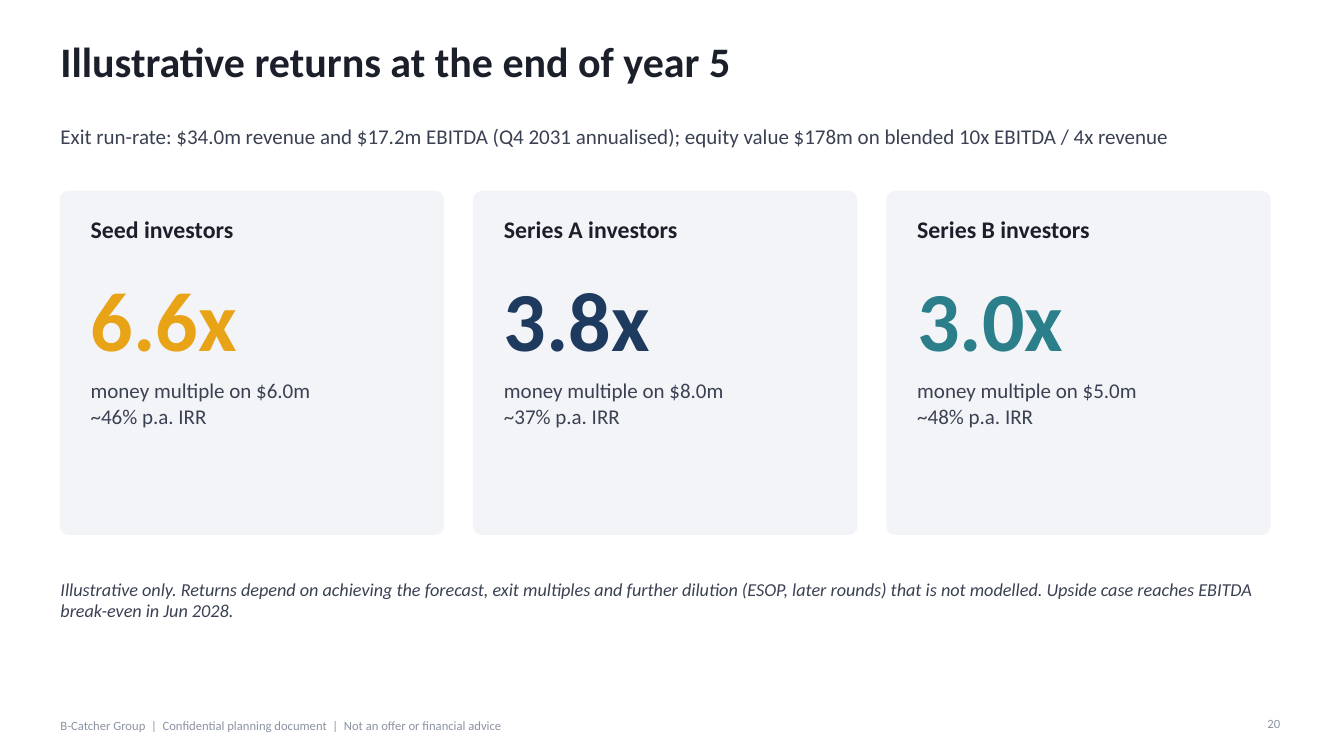
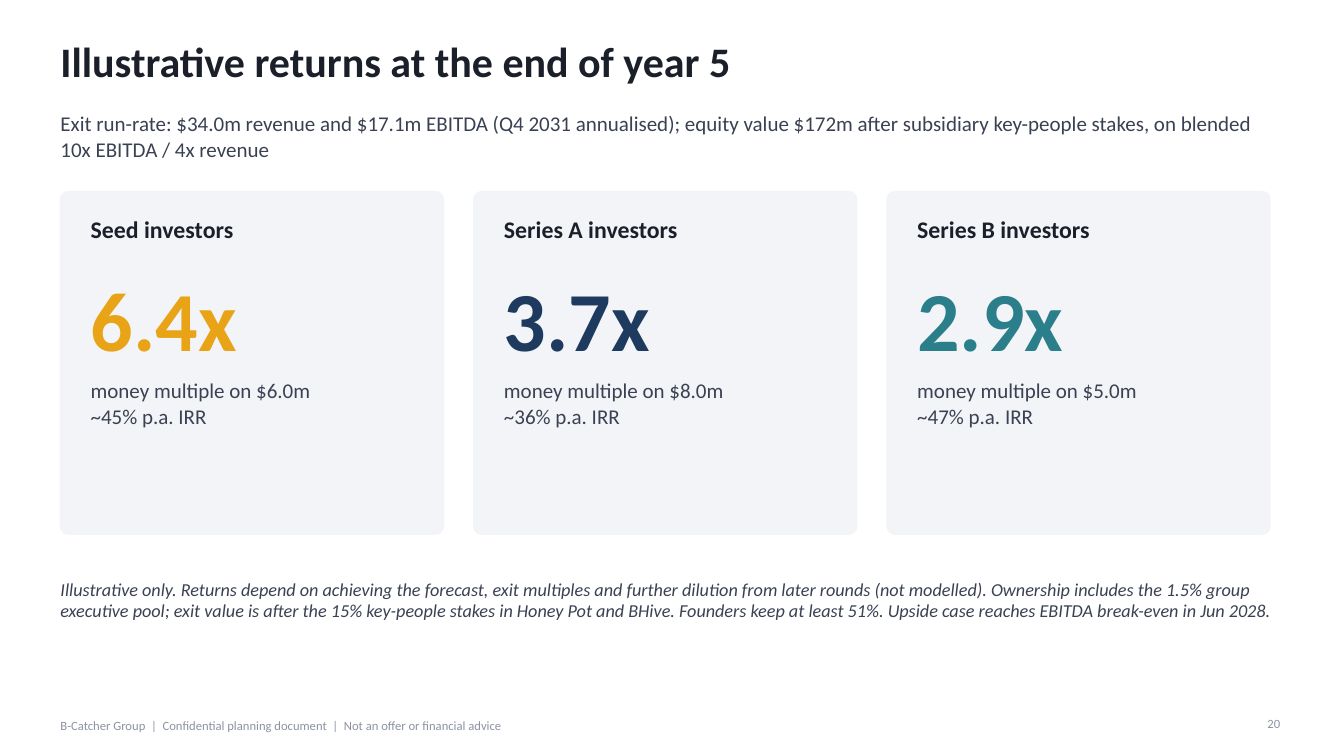
Before and after one commit to SimonQTangible/github-slideshow, a slide deck: slide 20 of bcatcher-group/BCatcher_Group_Investor_Deck_v10.pptx. Drawn at 1344x756 pixels with LibreOffice and Linux fonts; fonts in the diff are those of the drawing. Boxes give left, top, right and bottom in pixels: in the first picture for what was removed or moved away, otherwise in the second. Text is boxed around its words. In the diff, an @@ line names an element or a change of style, - is before the commit and + after.

```diff
--- a/bcatcher-group/BCatcher_Group_Investor_Deck_v10.pptx
+++ b/bcatcher-group/BCatcher_Group_Investor_Deck_v10.pptx
@@ text at (60, 116, 1251, 157): text changed @@
-Exit run-rate: $34.0m revenue and $17.2m EBITDA (Q4 2031 annualised); equity value $178m on blended 10x EBITDA / 4x revenue
+Exit run-rate: $34.0m revenue and $17.1m EBITDA (Q4 2031 annualised); equity value $172m after subsidiary key-people stakes, on blended 10x EBITDA / 4x revenue
@@ text at (91, 293, 237, 352): text changed @@
-6.6x
+6.4x
@@ text at (504, 296, 650, 352): text changed @@
-3.8x
+3.7x
@@ text at (917, 296, 1063, 352): text changed @@
-3.0x
+2.9x
@@ text at (91, 409, 206, 428): text changed @@
-~46% p.a. IRR
+~45% p.a. IRR
@@ text at (504, 409, 620, 428): text changed @@
-~37% p.a. IRR
+~36% p.a. IRR
@@ text at (917, 409, 1033, 428): text changed @@
-~48% p.a. IRR
+~47% p.a. IRR
@@ text at (60, 583, 1270, 620): text changed @@
-Illustrative only. Returns depend on achieving the forecast, exit multiples and further dilution (ESOP, later rounds) that is not modelled. Upside case reaches EBITDA break-even in Jun 2028.
+Illustrative only. Returns depend on achieving the forecast, exit multiples and further dilution from later rounds (not modelled). Ownership includes the 1.5% group executive pool; exit value is after the 15% key-people stakes in Honey Pot and BHive. Founders keep at least 51%. Upside case reaches EBITDA break-even in Jun 2028.
```
Also in this commit, not shown: 5 other slides changed, 29 other files.
